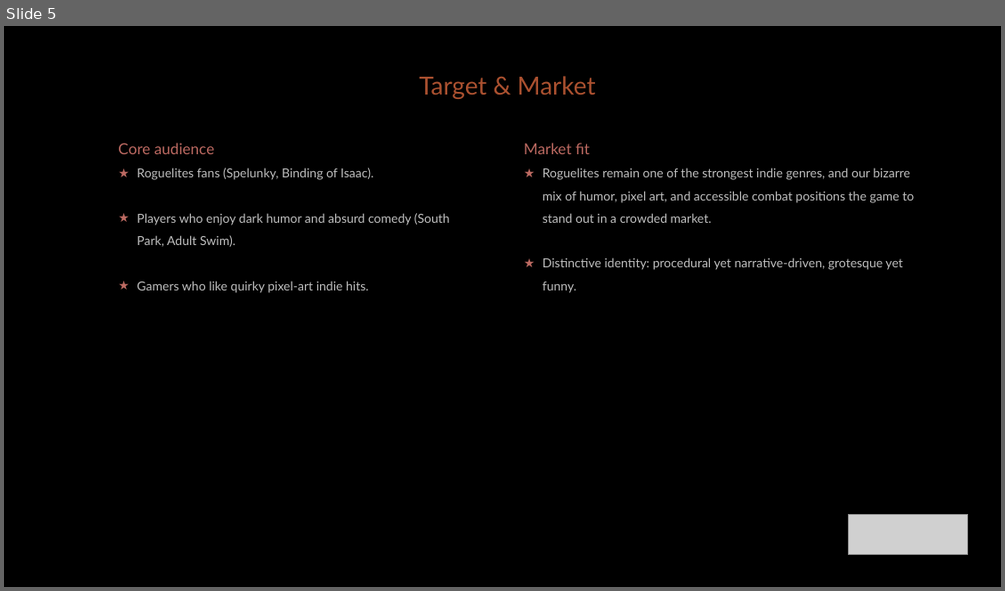
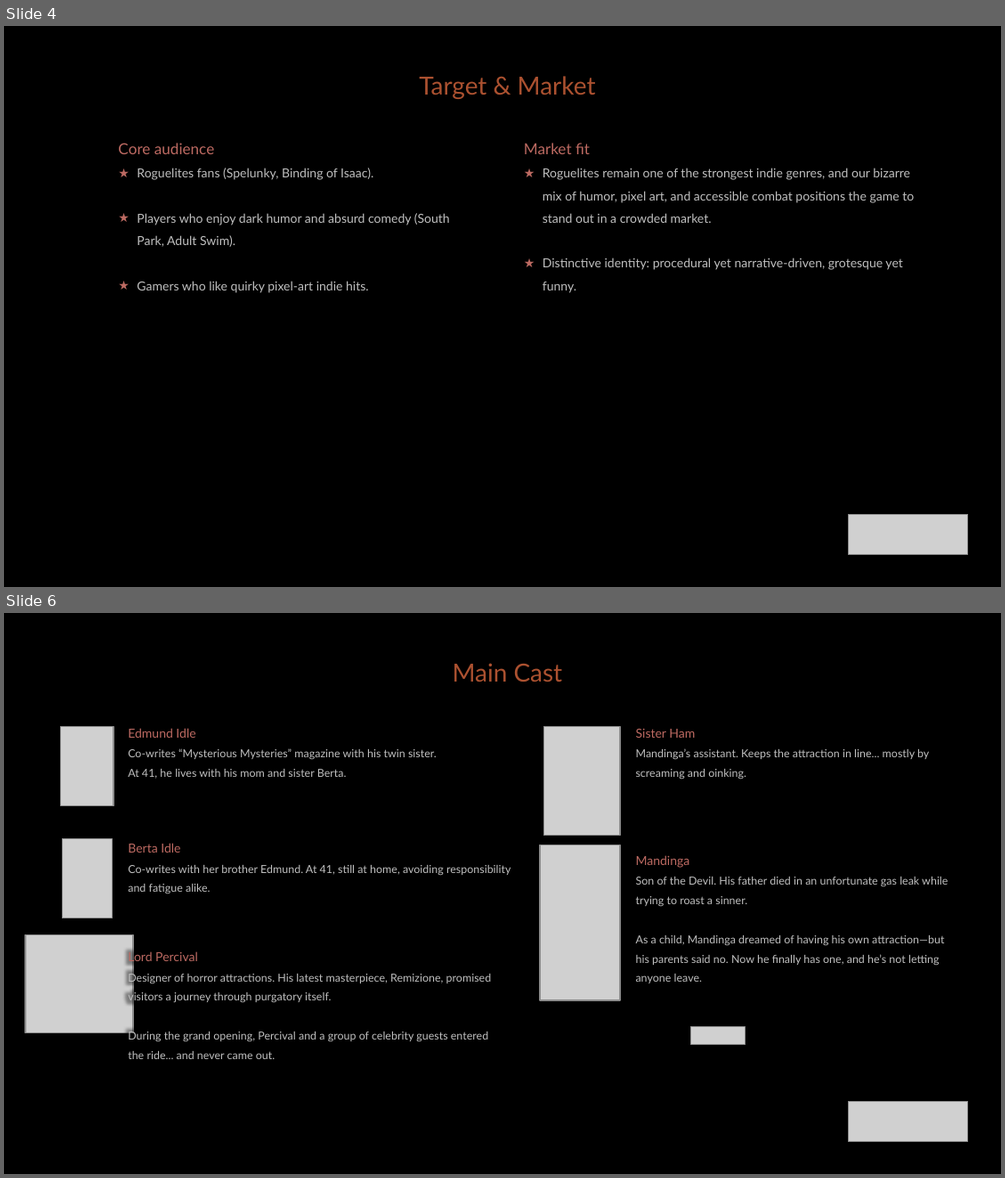
Before and after one commit to diegohcanepa/Remizione, a slide deck: Pitch Deck.pptx. Shown one above the other, each under a label of ours: slide 5 before the commit, slides 4 and 6 after it; the slides between them are not shown. The pictures are 1005x591 and 1005x1178 pixels, drawn with LibreOffice and Linux fonts; fonts in the diff are those of the drawing; grey boxes stand for pictures; background and template pictures are left out. Boxes give left, top, right and bottom in pixels: in the first picture for what was removed or moved away, otherwise in the second. Text is boxed around its words. In the diff, an @@ line names an element or a change of style, - is before the commit and + after.

```diff
--- a/Pitch Deck.pptx
+++ b/Pitch Deck.pptx
@@ slide 6 added at bbox=[4, 613, 1001, 1174], background picture (left out) @@
@@ text added at bbox=[453, 663, 563, 682], 18 pt, text #AB5130 @@
+Main Cast
@@ picture added at bbox=[61, 727, 113, 806] @@
@@ text added at bbox=[128, 728, 437, 779], 8 pt, text #BFBFBF @@
+Edmund Idle
+Co-writes “Mysterious Mysteries” magazine with his twin sister.
+At 41, he lives with his mom and sister Berta.
@@ picture added at bbox=[544, 727, 620, 835] @@
@@ text added at bbox=[636, 729, 929, 779], 8 pt, text #BFBFBF @@
+Sister Ham
+Mandinga’s assistant. Keeps the attraction in line... mostly by screaming and oinking.
@@ picture added at bbox=[62, 838, 112, 918] @@
@@ text added at bbox=[128, 843, 510, 894], 8 pt, text #BFBFBF @@
+Berta Idle
+Co-writes with her brother Edmund. At 41, still at home, avoiding responsibility and fatigue alike.
@@ picture added at bbox=[541, 845, 620, 1001] @@
@@ text added at bbox=[636, 855, 947, 983], 8 pt, text #BFBFBF @@
+Mandinga
+Son of the Devil. His father died in an unfortunate gas leak while trying to roast a sinner.
+As a child, Mandinga dreamed of having his own attraction—but his parents said no. Now he finally has one, and he’s not letting anyone leave.
@@ picture added at bbox=[25, 935, 132, 1033] @@
@@ text added at bbox=[128, 950, 492, 1059], 8 pt, text #BFBFBF @@
+Lord Percival
+Designer of horror attractions. His latest masterpiece, Remizione, promised visitors a journey through purgatory itself.
+During the grand opening, Percival and a group of celebrity guests entered the ride... and never came out.
@@ picture added at bbox=[691, 1027, 744, 1045] @@
@@ picture added at bbox=[849, 1101, 968, 1142] @@
@@ what was slide 5 is now slide 4 @@
```
Also in this commit, not shown: 8 slides changed, 1 other slide added, 9 slides removed, 22 other files.
